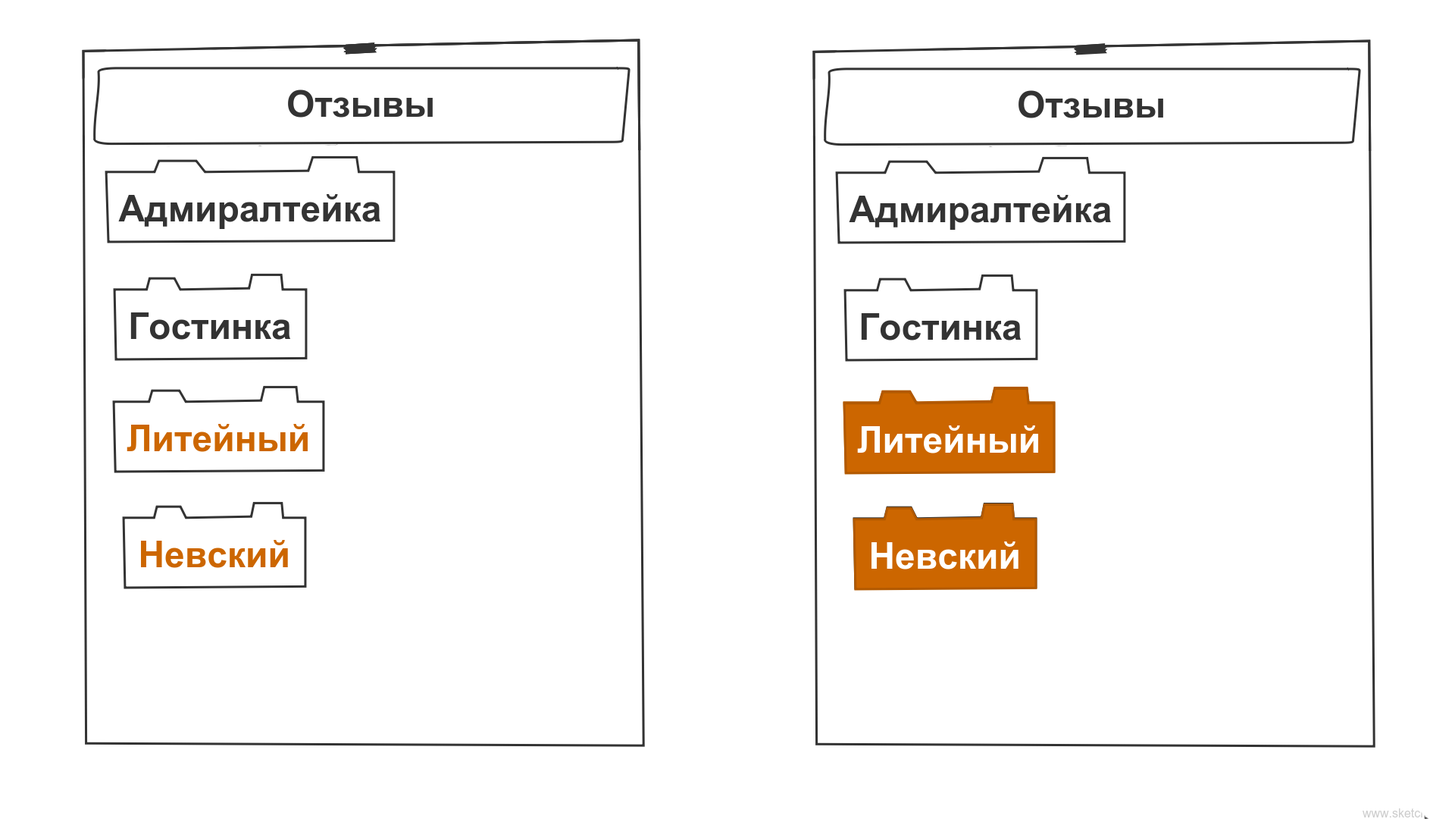
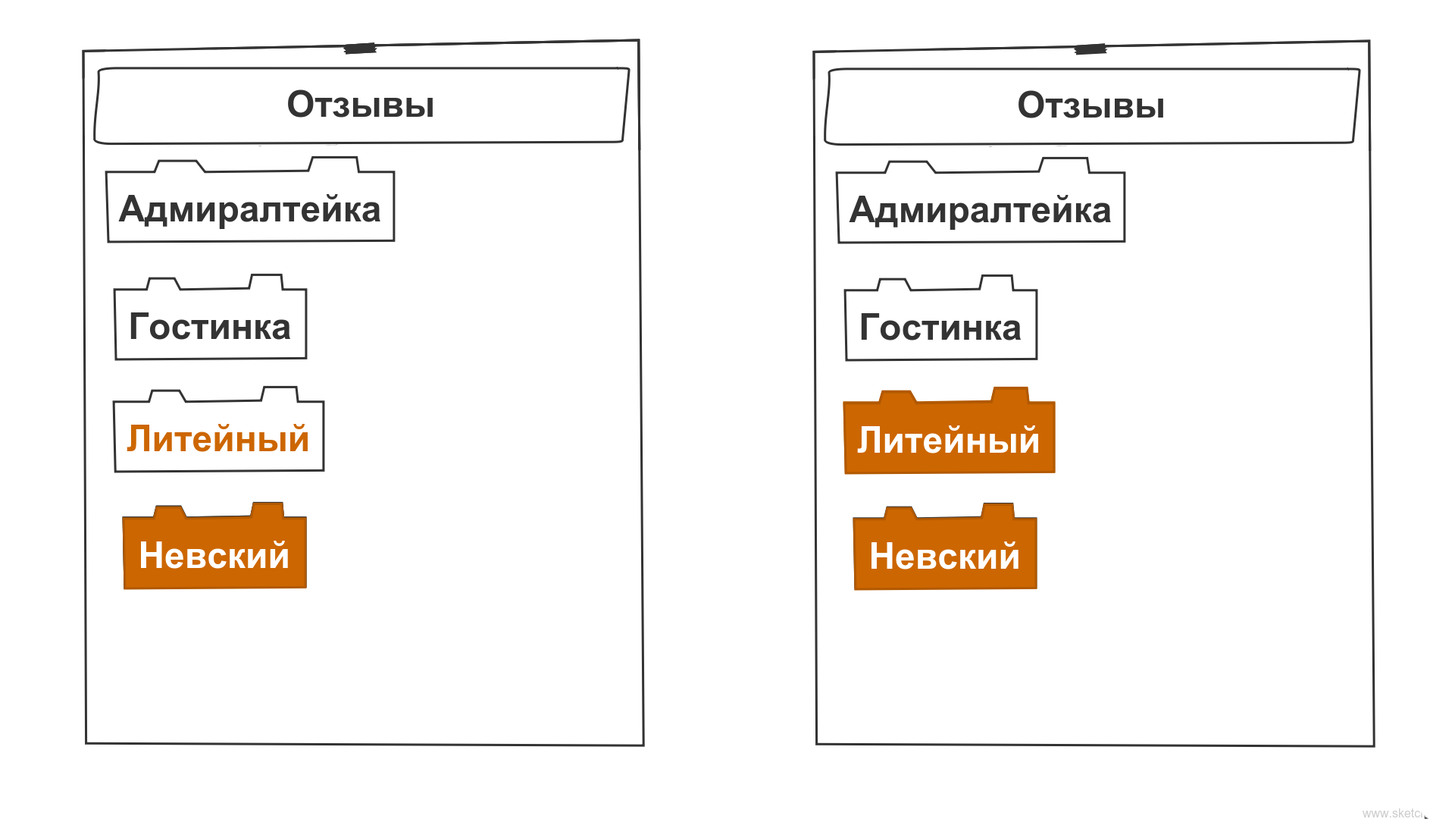
Two versions of the same layered image (1455×819). Layer-by-layer changes:
painted on "vue" over [122, 501, 307, 590]
